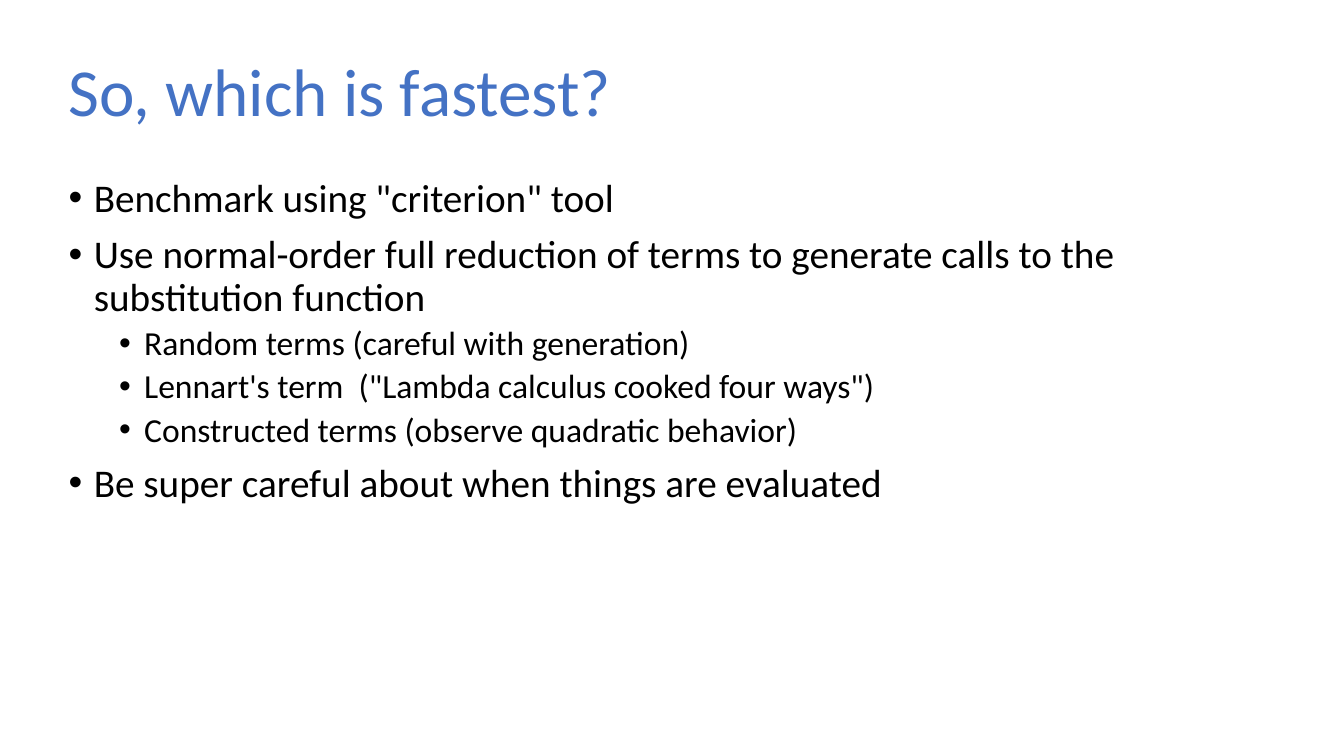
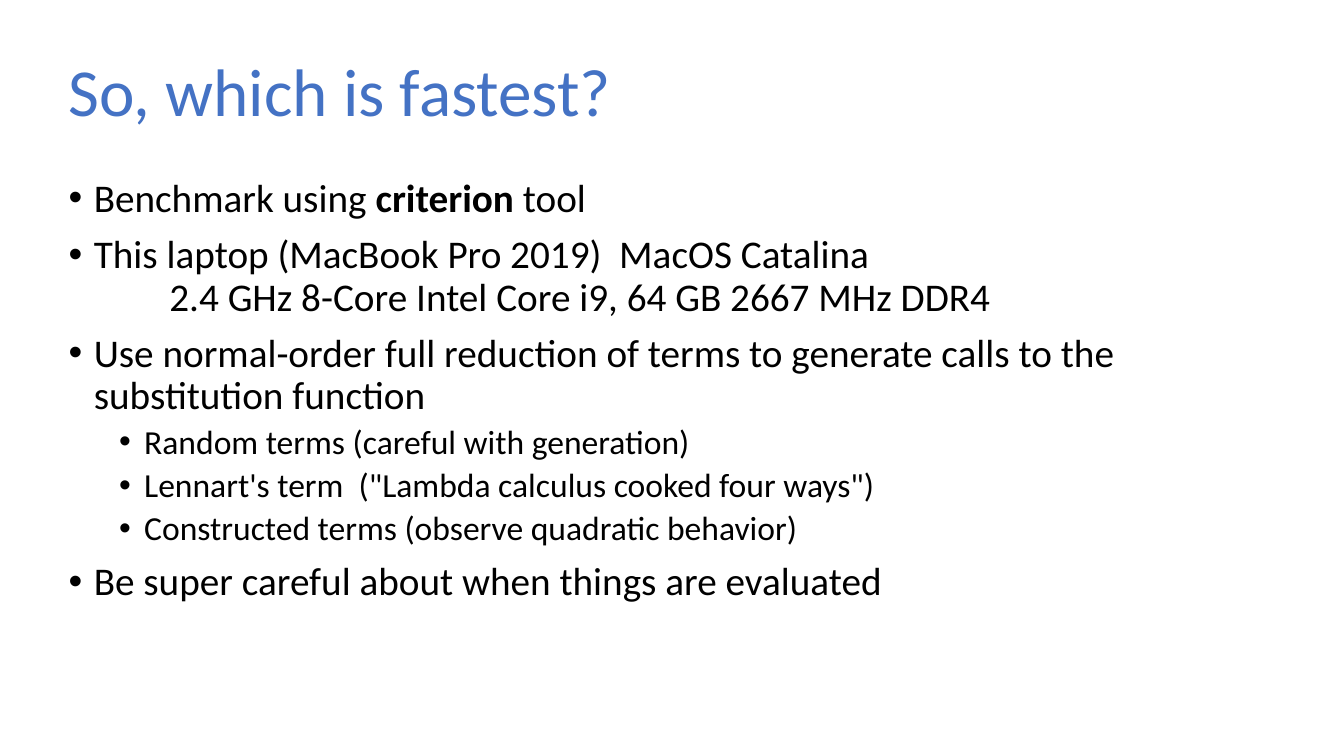
Before and after one commit to sweirich/lambda-n-ways, a slide deck: slide 24 of plclub-2021.pptx. Drawn at 1344x756 pixels with LibreOffice and Linux fonts; fonts in the diff are those of the drawing. Boxes give left, top, right and bottom in pixels: in the first picture for what was removed or moved away, otherwise in the second. Text is boxed around its words. In the diff, an @@ line names an element or a change of style, - is before the commit and + after.

Commit message:
benchmark results

```diff
--- a/plclub-2021.pptx
+++ b/plclub-2021.pptx
@@ text at (94, 184, 990, 316): text changed @@
-• Benchmark using "criterion" tool
+• Benchmark using criterion tool
+• This laptop (MacBook Pro 2019) MacOS Catalina
+  2.4 GHz 8-Core Intel Core i9, 64 GB 2667 MHz DDR4
```
Also in this commit, not shown: 5 other slides changed, 3 slides added, 13 other files.
